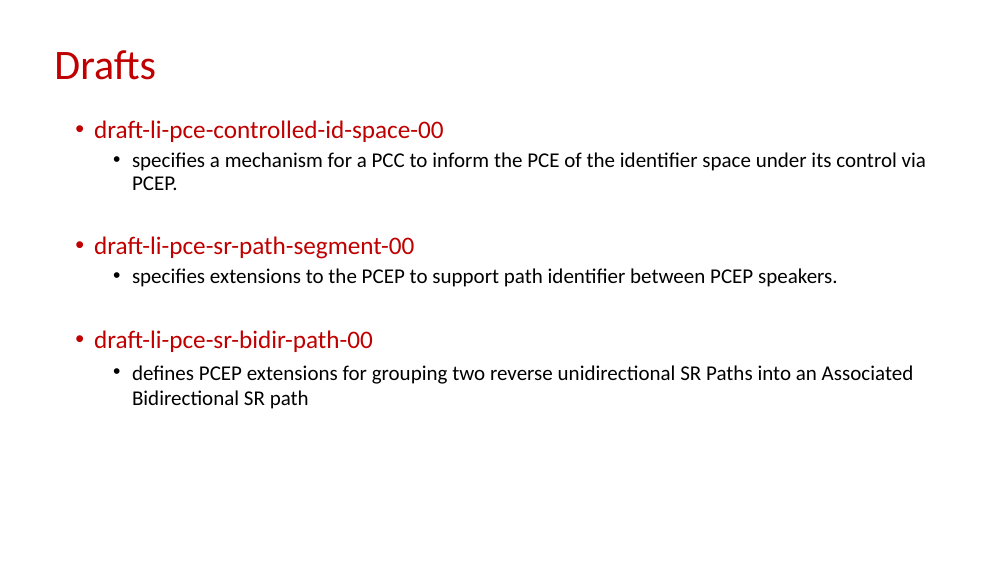
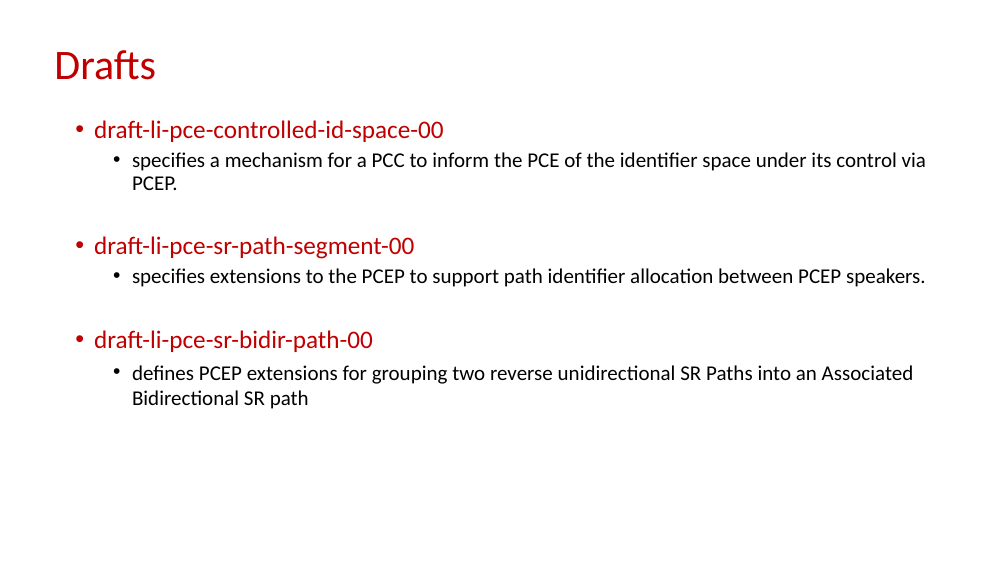
Before and after one commit to dhruvdhody-huawei/102, a slide deck: slide 3 of IETF-102-PCE-Path-Segment-in-PCEP.pptx. Drawn at 1008x567 pixels with LibreOffice and Linux fonts; fonts in the diff are those of the drawing. Boxes give left, top, right and bottom in pixels: in the first picture for what was removed or moved away, otherwise in the second. Text is boxed around its words. In the diff, an @@ line names an element or a change of style, - is before the commit and + after.

```diff
--- a/IETF-102-PCE-Path-Segment-in-PCEP.pptx
+++ b/IETF-102-PCE-Path-Segment-in-PCEP.pptx
@@ text at [132, 268, 926, 287]: text changed @@
-  • specifies extensions to the PCEP to support path identifier between PCEP speakers.
+  • specifies extensions to the PCEP to support path identifier allocation between PCEP speakers.
```
Also in this commit, not shown: 8 other slides changed.
